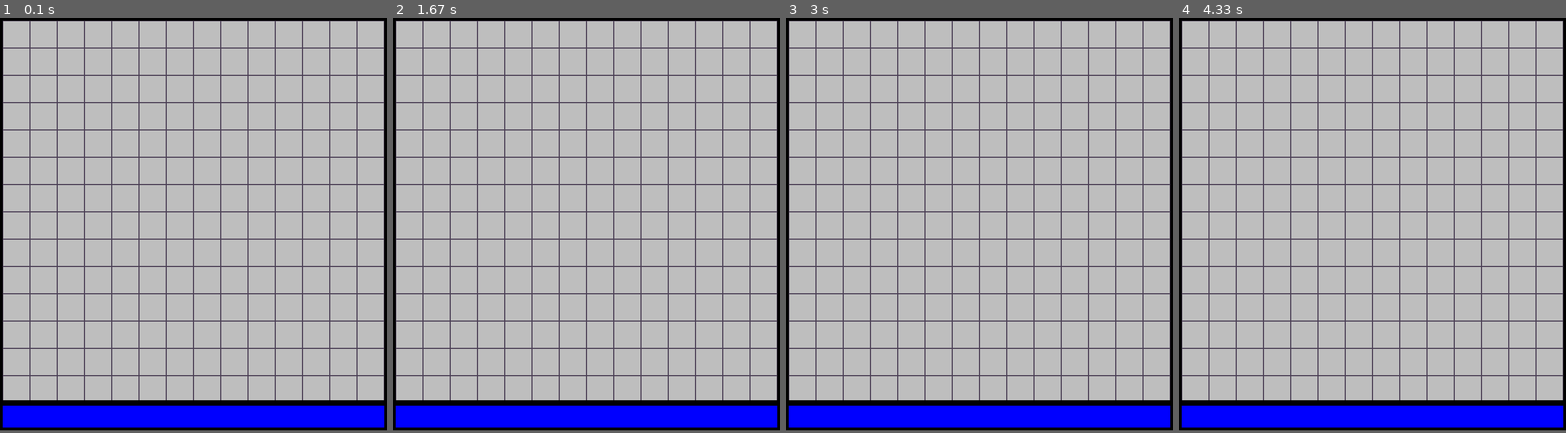
Above: before the commit, frames 1-4 (left to right).
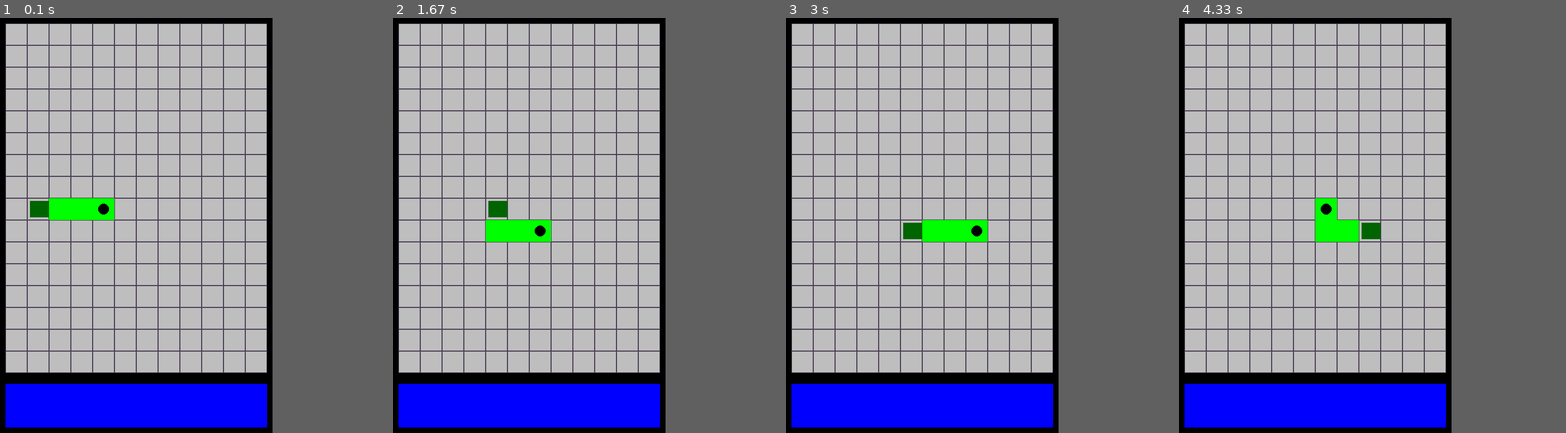
Above: after the commit, the same moments.

Repository: BRO-BESTIE15/pygame-snake
Game: pygame game, started from game/src/main.py
The game is run twice, just before and just after one commit, with the same random seed, the same clock (stepped at 60 frames per second) and the same inputs.
Inputs:
- Up to frame 1 (0.1 s): no input
- Up to frame 2 (1.67 s): tap S at 0.33 s; hold Right 0.67-1.13 s; hold Up 1.17-1.47 s; hold Right from 1.5 s (still down)
- Up to frame 3 (3 s): release Right at 1.97 s; hold Left 2-2.53 s; hold W from 2.9 s (still down); hold Left from 2.9 s (still down)
- Up to frame 4 (4.33 s): release W at 3.3 s; release Left at 3.3 s; hold Up 3.77-4.13 s; hold Right from 4.17 s (still down)
In our replay, the window is 710x755 before the commit and 500x760 after it. These sizes can differ from the game's own. Grey fills any space a smaller window leaves; there, only what the larger window draws over its background counts as a difference.

The runs differ from the first frame. In frame 1, 23% of the frame differs, in the area x 0-100%, y 0-100%; in frame 2, 23%; in frame 3, 23%; in frame 4, 23%.

Commit message:
feat: add snake movement and controls

Diff:
--- a/game/src/main.py
+++ b/game/src/main.py
@@ -2,46 +2,112 @@
 
 pg.init()
 
-SCREEN_SIZE = (710, 755)
-FPS = 1
-BG = "grey"
-SHELL_SIZE = 50
-GRID_COLOR = "#4B3F55"
+SCREEN_SIZE = (500, 760)
+HUD_HEIGHT  = 100
+BORDER_WIDTH = 10
+FPS = 60
+BG = 'grey'
+SHELL_SIZE = 40
+GRID_COLOR = '#4B3F55' # light shade
 
+
+MOVE_INTERVAL = 500
+MOVE_EVENT = pg.event.custom_type()
+pg.time.set_timer(MOVE_EVENT, MOVE_INTERVAL)
+
+GRID_WIDTH = (SCREEN_SIZE[0] - 2 * BORDER_WIDTH) // SHELL_SIZE
+GRID_HEIGHT = (
+    SCREEN_SIZE[1] - HUD_HEIGHT  - 2 * BORDER_WIDTH
+) // SHELL_SIZE
 
 screen = pg.display.set_mode(SCREEN_SIZE)
 clock = pg.time.Clock()
 
+class Snake(pg.sprite.Sprite):
+    def __init__(self, x, y):
+        super().__init__()
+        self.x = x
+        self.y = y
+        self.body = []
+        self.direction = 'RIGHT'
+        self.init_len = 4
+        for n in range(self.init_len):
+            self.body.append((x-n,y))
+
+    def draw(self):
+        for i, coords in enumerate(self.body):
+            x_px = BORDER_WIDTH + coords[0] * SHELL_SIZE
+            y_px = BORDER_WIDTH + coords[1] * SHELL_SIZE
+            c_x = x_px + SHELL_SIZE // 2
+            c_y = y_px + SHELL_SIZE // 2
+            if i == 0:
+                pg.draw.rect(screen, 'Green', (x_px, y_px, SHELL_SIZE, SHELL_SIZE))
+                pg.draw.circle(screen, 'black', (c_x, c_y) , 10)
+            elif i == len(self.body)-1:
+                pg.draw.rect(screen, 'darkgreen', (x_px+5, y_px+5, SHELL_SIZE-5, SHELL_SIZE-10))
+            else:
+                pg.draw.rect(screen, 'Green', (x_px, y_px, SHELL_SIZE, SHELL_SIZE))
+
+
+    def movement(self):
+        self.body.pop()
+        x,y = self.body[0]
+        if self.direction == 'RIGHT':
+            x+=1
+        elif self.direction == 'LEFT':
+            x-=1
+        elif self.direction == 'UP':
+            y-=1
+        elif self.direction == 'DOWN':
+            y+=1
+
+        x %= GRID_WIDTH
+        y %= GRID_HEIGHT
+
+        self.body.insert(0, (x,y))
+
 
 def draw_shells():
-    for x in range(5, SCREEN_SIZE[0]-5, SHELL_SIZE):
-        for y in range(5, SCREEN_SIZE[1]-50, SHELL_SIZE):
+    for x in range(
+    BORDER_WIDTH,
+    SCREEN_SIZE[0] - BORDER_WIDTH ,
+    SHELL_SIZE
+    ):
+        for y in range(BORDER_WIDTH, SCREEN_SIZE[1] - BORDER_WIDTH - HUD_HEIGHT , SHELL_SIZE):
             shell = pg.Rect(x, y, SHELL_SIZE, SHELL_SIZE)
             pg.draw.rect(screen,GRID_COLOR , shell, 1)
-    border1 = pg.Rect(0, 0, SCREEN_SIZE[0], SCREEN_SIZE[1]-50)
+    border1 = pg.Rect(0, 0, SCREEN_SIZE[0], SCREEN_SIZE[1] - HUD_HEIGHT )
 
-    hud = pg.Rect(0,705, SCREEN_SIZE[0],50)
-    hud_border = hud
-    pg.draw.rect(screen, "black", border1, 5)
-    pg.draw.rect(screen, "blue", hud)
-    pg.draw.rect(screen, 'black', hud_border,5)
+    hud = pg.Rect(0,SCREEN_SIZE[1] - HUD_HEIGHT , SCREEN_SIZE[0], HUD_HEIGHT )
+    pg.draw.rect(screen, 'black', border1, BORDER_WIDTH)
+    pg.draw.rect(screen, 'blue', hud)
+    pg.draw.rect(screen, 'black', hud , BORDER_WIDTH)
 
 running = True
 
 
-
+player = Snake(4,8)
 
 while running:
     for event in pg.event.get():
         if event.type == pg.QUIT:
             running = False
+        if event.type == MOVE_EVENT:
+            player.movement()
+        if event.type == pg.KEYDOWN:
+            if event.key in (pg.K_w, pg.K_UP) and player.direction != 'DOWN':
+                player.direction = 'UP'
+            elif event.key in (pg.K_s, pg.K_DOWN) and player.direction != 'UP':
+                player.direction = 'DOWN'
+            elif event.key in (pg.K_a, pg.K_LEFT) and player.direction != 'RIGHT':
+                player.direction = 'LEFT'
+            elif event.key in (pg.K_d, pg.K_RIGHT) and player.direction != 'LEFT':
+                player.direction = 'RIGHT'
 
     screen.fill(BG)
-
     draw_shells()
-
+    player.draw()
     pg.display.flip()
-
 
 
 
